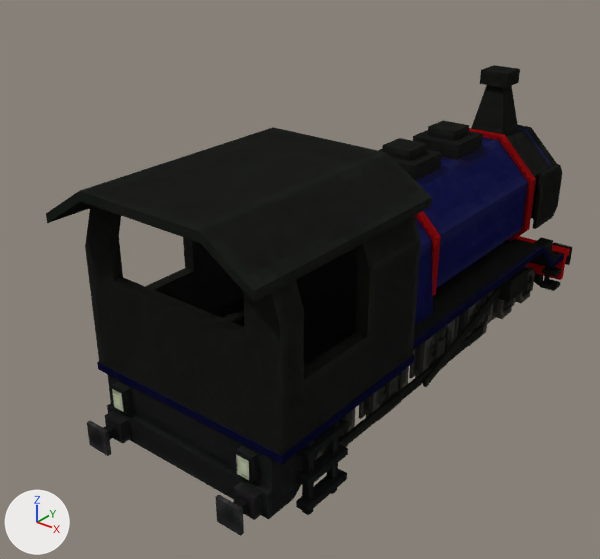
The Blender file moretrains_steam/blend/steam_train_anim.blend: old version first, new version second.
Rendered twice from a 50 mm camera at (34.7, -54.0, 35.7) aimed at (-4.3, -5.2, 5.4). Arrows for +X, +Y and +Z are at lower left; the lights stay in place.

Objects in the first picture: 'train_texturing.002'.
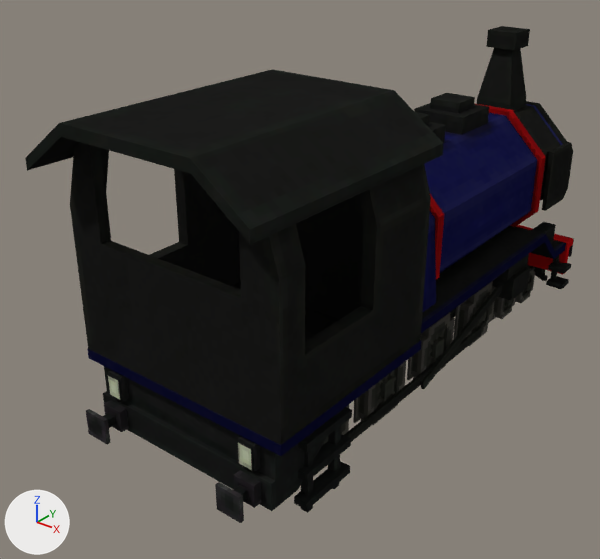
Commit message: scale fixing: steam train + tender

What differs and where, as boxes [x1, y1, x2, y2] in the pictures (600 x 559 px; the box of a moved part takes in the faces that stretch with it):
'train_texturing.002', reshaped
    before: [46, 65, 572, 536]
    after: [25, 26, 574, 523]
part 1 of me_cylinder_012, moved or reshaped
    before: [553, 242, 572, 265]
    after: [557, 234, 574, 257]
part 2 of me_cylinder_012, moved or reshaped
    before: [233, 482, 262, 520]
    after: [233, 470, 261, 508]
part 3 of me_cylinder_012, moved or reshaped
    before: [216, 495, 244, 536]
    after: [215, 482, 244, 523]
part 4 of me_cylinder_012, moved or reshaped
    before: [104, 411, 130, 444]
    after: [103, 400, 129, 432]
part 5 of me_cylinder_012, moved or reshaped
    before: [87, 421, 111, 456]
    after: [86, 409, 111, 445]
part 6 of me_cylinder_012, moved or reshaped
    before: [505, 266, 526, 282]
    after: [498, 254, 529, 280]
part 7 of me_cylinder_012, moved or reshaped
    before: [85, 205, 421, 455]
    after: [70, 142, 431, 445]
part 8 of me_cylinder_012, moved or reshaped
    before: [46, 127, 432, 302]
    after: [25, 69, 443, 245]
part 9 of me_cylinder_012, moved or reshaped
    before: [314, 408, 355, 461]
    after: [341, 405, 349, 435]
part 10 of me_cylinder_012, rebuilt
    before: [364, 366, 409, 421]
    after: [359, 361, 406, 425]
part 11 of me_cylinder_012, rebuilt
    before: [414, 319, 455, 375]
    after: [412, 312, 455, 377]
part 12 of me_cylinder_012, rebuilt
    before: [359, 401, 368, 419]
    after: [353, 396, 363, 423]
part 13 of me_cylinder_012, rebuilt
    before: [409, 349, 418, 378]
    after: [407, 356, 415, 380]
part 14 of me_cylinder_012, rebuilt (13% taller)
    before: [515, 236, 570, 280]
    after: [516, 225, 573, 275]
part 15 of me_cylinder_012, rebuilt
    before: [384, 375, 398, 396]
    after: [380, 375, 395, 399]
part 16 of me_cylinder_012, rebuilt (8% wider, 9% taller)
    before: [302, 440, 314, 515]
    after: [301, 431, 314, 513]
part 17 of me_cylinder_012, deleted (black)
    before: [112, 65, 562, 513]
part 18 of me_cylinder_012, moved or reshaped
    before: [97, 85, 564, 520]
    after: [87, 26, 573, 511]

The change in detail:
me_cylinder_012 is used by ob_train_texturing_002; location (0.0, 0.0, 0.0); rotation (0.0, 0.0, -3.142), in degrees (0, 0, -180).
me_cylinder_012 had 2206 vertices, 1638 faces and spanned x -8.8..8.8, y -27.5..25.6, z -4.0..19.3.
me_cylinder_012 now has 2206 vertices, 1638 faces and spans x -9.2..9.2, y -27.6..26.1, z -4.0..23.0.
me_cylinder_012 part 1: the loose piece of 8 vertices spanning x -7.3..-5.3, y -25.5..-25.2, z -0.9..1.1 is moved by (0.0, 0.0, 0.9).
me_cylinder_012 part 2: the loose piece of 16 vertices spanning x -7.1..-5.4, y 22.4..25.5, z -0.8..0.9 is moved by (0.0, 0.0, 1.0).
me_cylinder_012 part 3: the loose piece of 8 vertices spanning x -7.3..-5.3, y 25.3..25.6, z -0.9..1.1 is moved by (0.0, 0.0, 1.0).
me_cylinder_012 part 4: the loose piece of 16 vertices spanning x 5.4..7.1, y 22.4..25.5, z -0.8..0.9 is moved by (0.0, 0.0, 1.0).
me_cylinder_012 part 5: the loose piece of 8 vertices spanning x 5.3..7.3, y 25.3..25.6, z -0.9..1.1 is moved by (0.0, 0.0, 1.0).
me_cylinder_012 part 6: the loose piece of 8 vertices spanning x -6.4..-5.1, y -15.8..-11.6, z 2.1..3.4 is moved by (0.0, -0.4, 0.0).
me_cylinder_012 part 7: the loose piece of 202 vertices spanning x -8.5..8.5, y 8.1..23.1, z 4.3..18.3 is scaled about its middle by (1.05, 1.05, 1.21), then moved by (0.0, 0.1, 2.7).
me_cylinder_012 part 8: the loose piece of 16 vertices spanning x -8.8..8.8, y 7.5..25.5, z 15.7..18.7 is scaled about its middle by (1.05, 1.05, 1.21), then moved by (0.0, 0.2, 3.9).
me_cylinder_012 part 9: the loose piece of 32 vertices spanning x -5.2..-4.4, y 10.4..15.6, z -3.5..1.6 is scaled about its middle by (1, 1.05, 1.05), then moved by (0.0, 0.9, 0.1).
me_cylinder_012 part 10: the loose piece of 32 vertices spanning x -5.2..-4.4, y 2.9..8.0, z -3.5..1.6 is rebuilt with 32 vertices and now spans x -5.2..-4.4, y 3.3..8.7, z -3.6..1.8.
me_cylinder_012 part 11: the loose piece of 32 vertices spanning x -5.2..-4.4, y -4.7..0.5, z -3.5..1.6 is rebuilt with 32 vertices and now spans x -5.2..-4.4, y -4.5..0.8, z -3.6..1.8.
me_cylinder_012 part 12: the loose piece of 24 vertices spanning x -4.4..-4.2, y 2.4..8.4, z -4.0..2.0 is rebuilt with 24 vertices and now spans x -4.4..-4.2, y 2.9..9.1, z -4.0..2.3.
me_cylinder_012 part 13: the loose piece of 24 vertices spanning x -4.4..-4.2, y -5.1..0.9, z -4.0..2.0 is rebuilt with 24 vertices and now spans x -4.4..-4.2, y -5.0..1.3, z -4.0..2.3.
me_cylinder_012 part 14: the loose piece of 16 vertices spanning x -7.7..7.7, y -23.6..-22.3, z -1.4..1.6 is rebuilt with 16 vertices and now spans x -7.9..7.9, y -23.7..-22.2, z -0.7..2.8.
me_cylinder_012 part 15: the loose piece of 8 vertices spanning x -5.4..5.4, y 4.8..6.1, z -1.6..-0.3 is rebuilt with 8 vertices and now spans x -5.4..5.4, y 5.3..6.7, z -1.6..-0.2.
me_cylinder_012 part 16: the loose piece of 8 vertices spanning x -8.2..-7.7, y 19.5..20.0, z -2.6..3.9 is rebuilt with 8 vertices and now spans x -8.3..-7.7, y 19.6..20.2, z -2.3..4.9.
me_cylinder_012 part 17: 87 loose pieces with 548 vertices, spanning x -8.6..8.7, y -26.9..23.7, z -3.1..19.3, are deleted.
me_cylinder_012 part 18: 728 vertices removed from x -8.6..8.6, y -27.5..23.4, z -4.0..18.9; 1260 vertices added at x -8.9..9.0, y -27.6..23.8, z -4.0..22.8.
